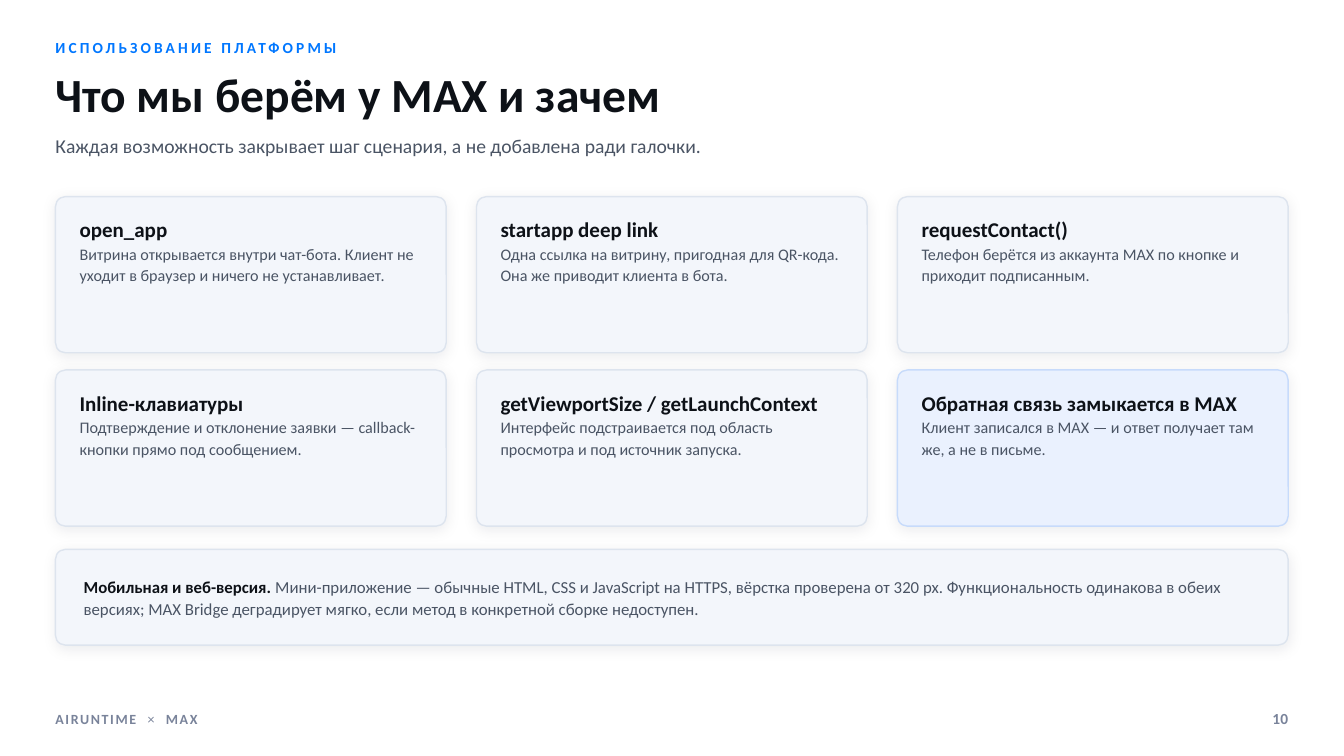
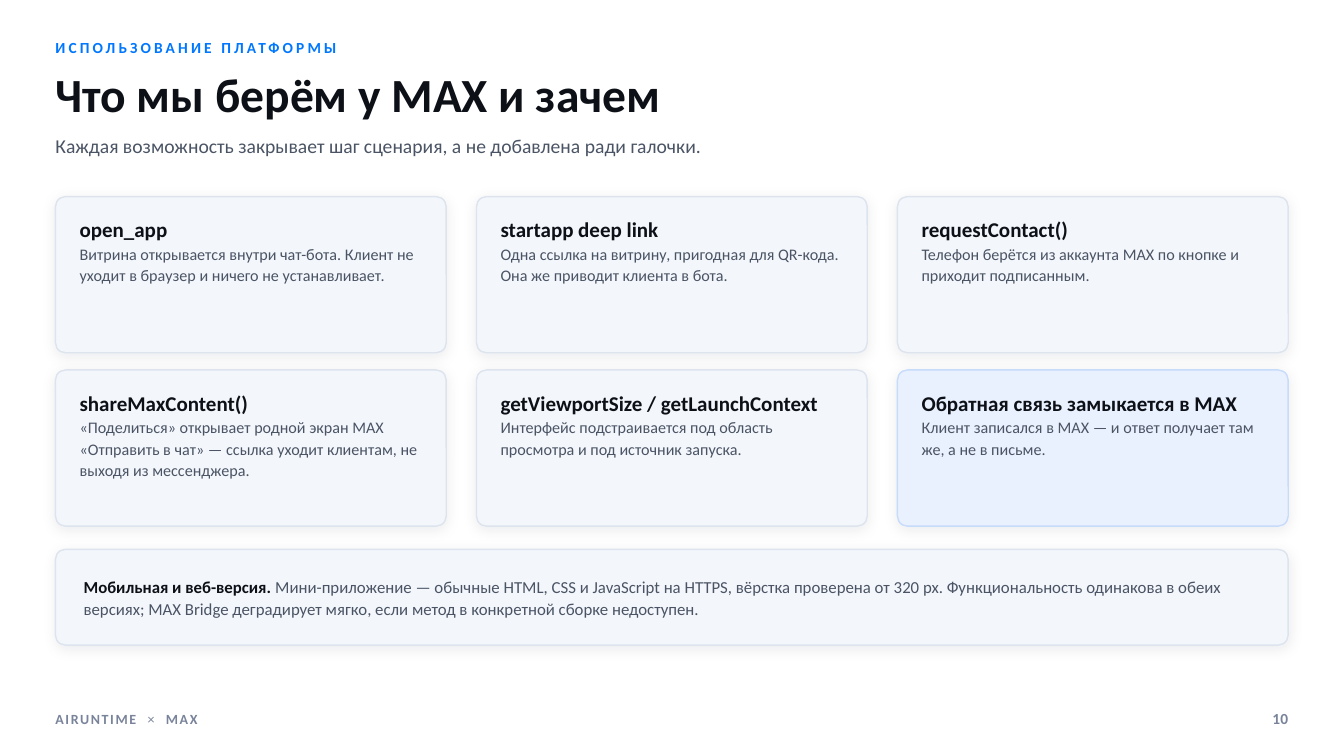
Before and after one commit to airuntime-ru/airuntime, a slide deck: slide 10 of docs/max-presentation/presentation.pptx. Drawn at 1344x756 pixels with LibreOffice and Linux fonts; fonts in the diff are those of the drawing. Boxes give left, top, right and bottom in pixels: in the first picture for what was removed or moved away, otherwise in the second. Text is boxed around its words. In the diff, an @@ line names an element or a change of style, - is before the commit and + after.

```diff
--- a/docs/max-presentation/presentation.pptx
+++ b/docs/max-presentation/presentation.pptx
@@ text at (x1=80, y1=395, x2=418, y2=479): text changed @@
-Inline-клавиатуры
-Подтверждение и отклонение заявки — callback-кнопки прямо под сообщением.
+shareMaxContent()
+«Поделиться» открывает родной экран MAX «Отправить в чат» — ссылка уходит клиентам, не выходя из мессенджера.
```
Also in this commit, not shown: 7 other slides changed, 17 other files.
